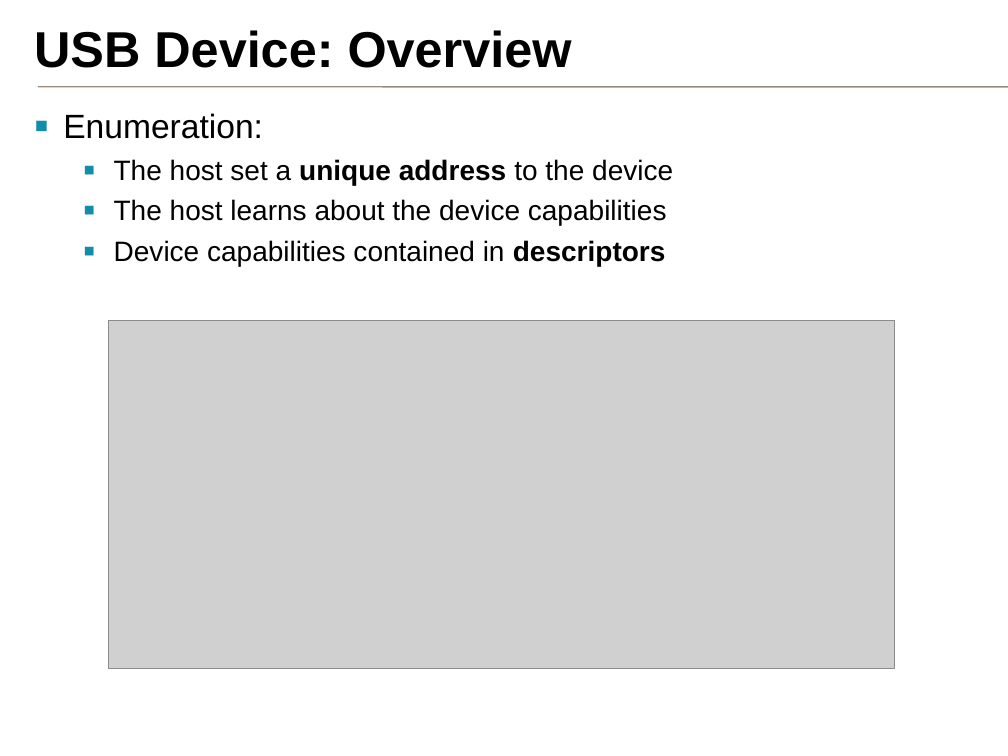
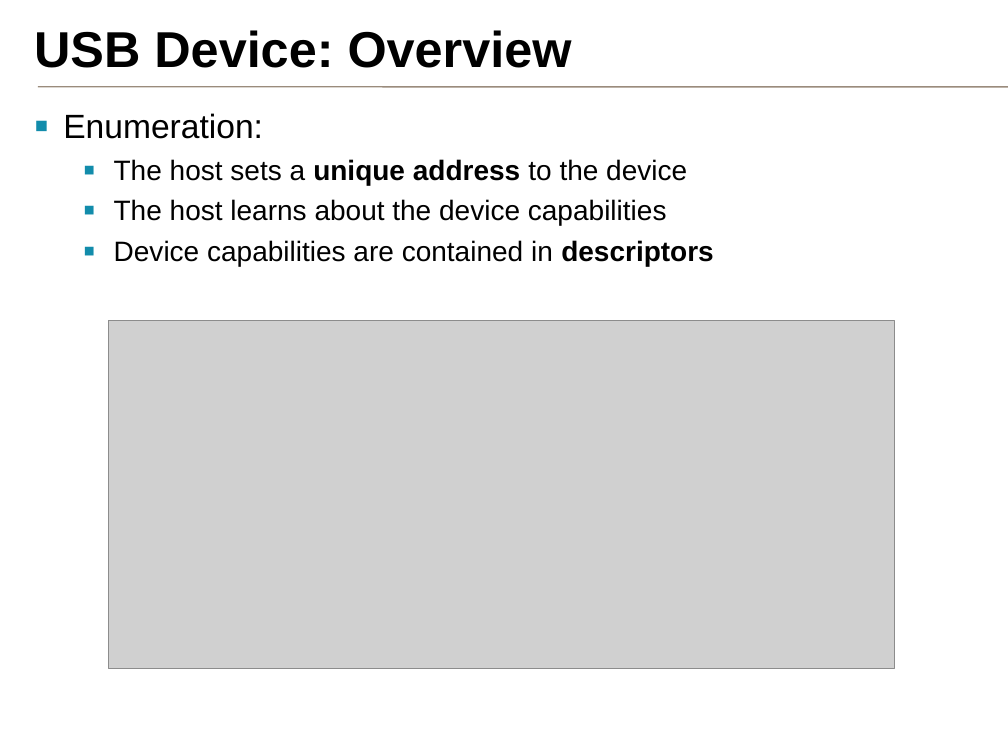
Before and after one commit to samux/ARM-internship-report, a slide deck: slide 21 of presentation_en/pres.pptx. Drawn at 1008x756 pixels with LibreOffice and Linux fonts; fonts in the diff are those of the drawing; grey boxes stand for pictures; background and template pictures are left out. Boxes give left, top, right and bottom in pixels: in the first picture for what was removed or moved away, otherwise in the second. Text is boxed around its words. In the diff, an @@ line names an element or a change of style, - is before the commit and + after.

```diff
--- a/presentation_en/pres.pptx
+++ b/presentation_en/pres.pptx
@@ text at box(114, 159, 687, 185): text changed @@
-  ▪ The host set a unique address to the device
+  ▪ The host sets a unique address to the device
@@ text at box(114, 240, 714, 266): text changed @@
-  ▪ Device capabilities contained in descriptors
+  ▪ Device capabilities are contained in descriptors
```
Also in this commit, not shown: 6 other slides changed, 6 slides added, 1 other file.
